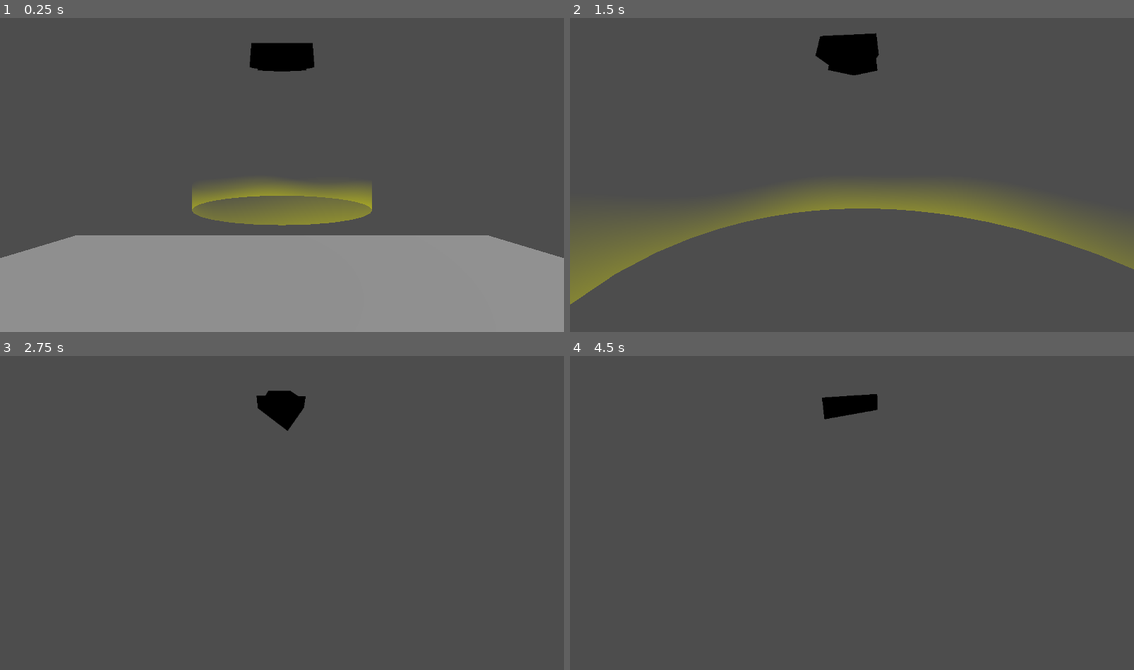
Above: before the commit, frames 1-4 (two rows, left to right).
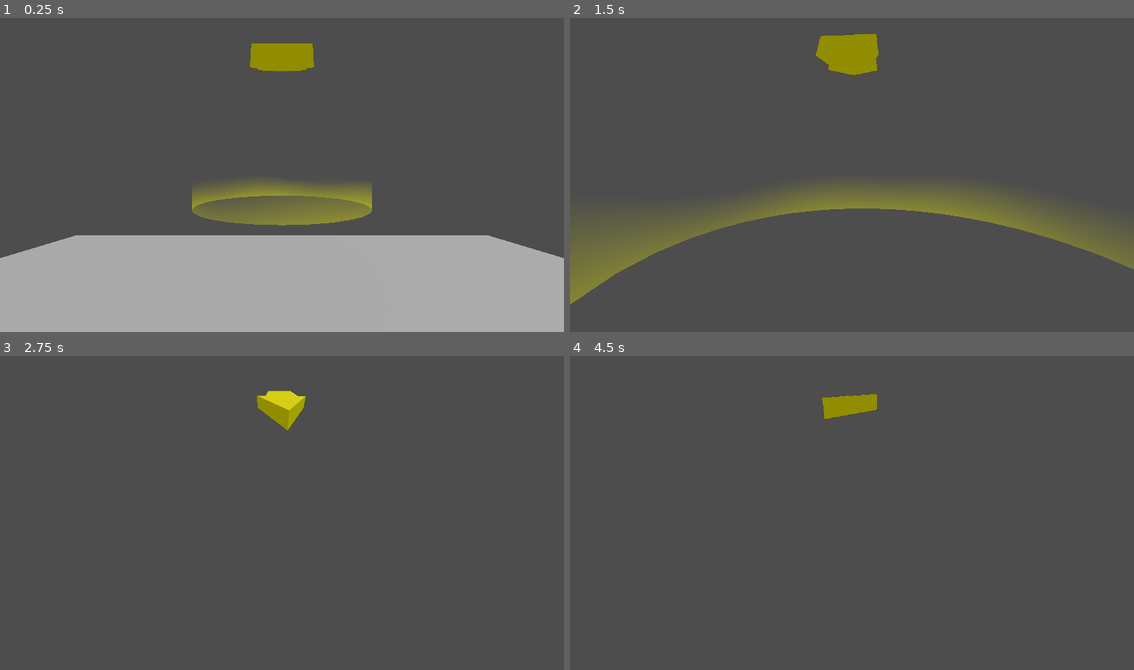
Above: after the commit, the same moments.

Repository: dairycultist/CityZoomer
Game: Godot game, scene res://game_scene.tscn
The game is run twice, just before and just after one commit, with the same random seed, the same clock (stepped at 60 frames per second) and the same inputs.
Inputs (mouse positions are in pixels of both pictures, inside the frame that each line leads up to):
- Up to frame 1 (0.25 s): no input
- Up to frame 2 (1.5 s): tap Enter at 0.5 s; move the mouse to (880, 171) at 0.52 s; hold W (walk_up) from 0.53 s (still down); tap Space (jump) at 0.77 s; move the mouse to (823, 175) at 1.27 s
- Up to frame 3 (2.75 s): keep holding W (walk_up); tap Space (jump) at 1.52 s; move the mouse to (293, 506) at 2.02 s
- Up to frame 4 (4.5 s): keep holding W (walk_up); move the mouse to (846, 516) at 2.77 s; tap Space (jump) at 3.02, 3.77 s; move the mouse to (891, 516) at 3.52 s; move the mouse to (806, 506) at 4.27 s

The runs differ from the first frame. In frame 1, 31% of the frame differs, in the area x 0-100%, y 7-100%; in frame 2, 1.2%; in frame 3, 0.7%; in frame 4, 0.6%.

Commit message:
Checkpoint compass 2

Diff:
--- a/checkpoint_compass.gd
+++ b/checkpoint_compass.gd
@@ -3,7 +3,8 @@
 @export var player_camera : Node3D
 @export var target : Node3D
 
-func _process(delta: float) -> void:
+func _process(_delta: float) -> void:
+
 	look_at_from_position(target.global_position, player_camera.global_position)
 	position = Vector3(0, 0, -2)
 	rotation.y -= player_camera.global_rotation.y
--- a/game_scene.tscn
+++ b/game_scene.tscn
@@ -16,6 +16,13 @@
 [sub_resource type="Environment" id="Environment_mixcd"]
 background_mode = 1
 background_color = Color(0, 0, 0, 0)
+ambient_light_source = 2
+ambient_light_color = Color(1, 1, 1, 1)
+ambient_light_energy = 0.5
+
+[sub_resource type="StandardMaterial3D" id="StandardMaterial3D_mj2jn"]
+shading_mode = 2
+albedo_color = Color(0.775033, 0.757601, 0, 1)
 
 [sub_resource type="ShaderMaterial" id="ShaderMaterial_mixcd"]
 render_priority = 0
@@ -34,15 +41,15 @@
 transform = Transform3D(1, 0, 0, 0, 1, 0, 0, 0, 1, 0, 1.5, 0)
 cull_mask = 1048063
 
-[node name="StaticBody3D" type="StaticBody3D" parent="."]
+[node name="Floor" type="StaticBody3D" parent="."]
 
-[node name="CollisionShape3D" type="CollisionShape3D" parent="StaticBody3D"]
+[node name="CollisionShape3D" type="CollisionShape3D" parent="Floor"]
 shape = SubResource("WorldBoundaryShape3D_mlf6e")
 
-[node name="MeshInstance3D" type="MeshInstance3D" parent="StaticBody3D"]
+[node name="MeshInstance3D" type="MeshInstance3D" parent="Floor"]
 mesh = SubResource("PlaneMesh_mlf6e")
 
-[node name="DirectionalLight3D" type="DirectionalLight3D" parent="."]
+[node name="Sun" type="DirectionalLight3D" parent="."]
 transform = Transform3D(0.757656, -0.610509, 0.230729, 0, 0.353524, 0.935426, -0.652654, -0.708731, 0.267849, 0, 0, 0)
 
 [node name="SubViewportContainer" type="SubViewportContainer" parent="."]
@@ -69,11 +76,16 @@
 [node name="CheckpointCompass" type="MeshInstance3D" parent="SubViewportContainer/SubViewport/Camera3D" node_paths=PackedStringArray("player_camera", "target")]
 transform = Transform3D(1, 0, 0, 0, 1, 0, 0, 0, 1, 0, 0, -2)
 layers = 512
+material_override = SubResource("StandardMaterial3D_mj2jn")
 mesh = ExtResource("4_mixcd")
 skeleton = NodePath("../..")
 script = ExtResource("5_mj2jn")
 player_camera = NodePath("../../../../Player/Camera3D")
 target = NodePath("../../../../Checkpoint")
+
+[node name="DirectionalLight3D" type="DirectionalLight3D" parent="SubViewportContainer/SubViewport/Camera3D"]
+transform = Transform3D(0.564107, -0.634939, 0.527859, -0.602696, 0.120347, 0.788843, -0.564394, -0.763131, -0.314787, 0, 0, 0)
+layers = 512
 
 [node name="Checkpoint" type="Node3D" parent="."]
 transform = Transform3D(1, 0, 0, 0, 1, 0, 0, 0, 1, 0, 0, -10)
Not shown: 1 places in game_scene.tscn that only renumber resources
